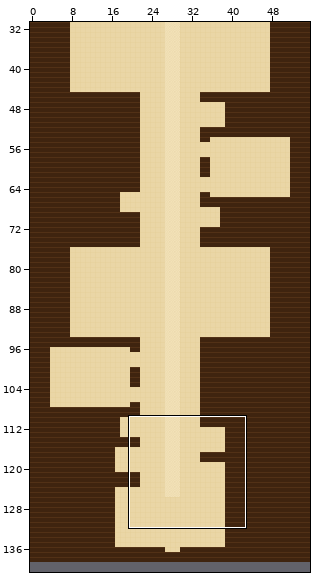
Tiled map (JSON) -- maps/rank20.tmj. Above: a wide view before the commit, with the close-up outlined.
Close-up. Before:
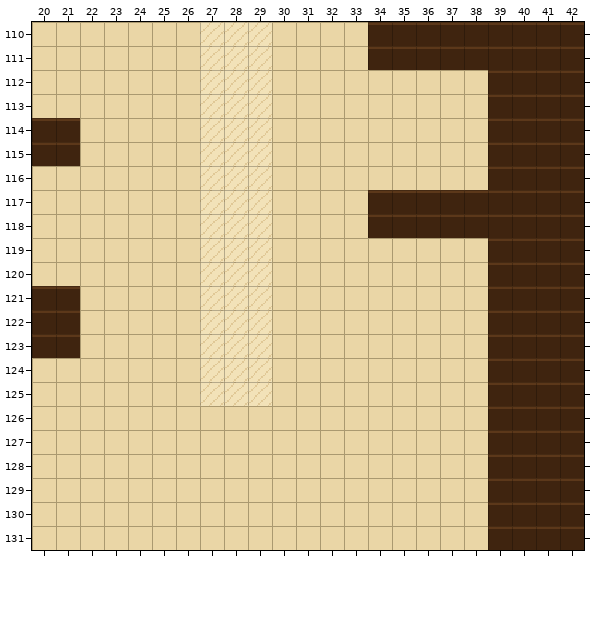
Cells are 16x16 px. Shown: x 20..42, y 110..131. The commit also changed other parts of the map, which this record leaves out. The old version is drawn lined up with the new one.
The same view after the edit:
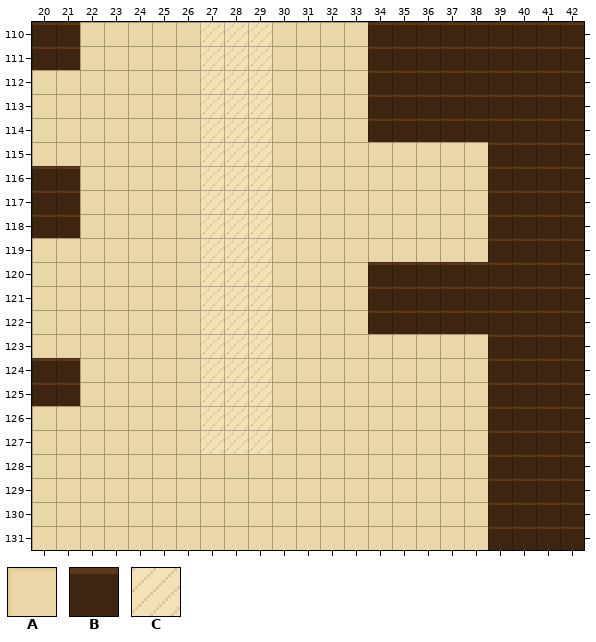
Key: from "draft": A 0, B 1, C 5.
_ is an empty cell.
From old to new:
map size 56x139 -> 56x141 cells
Layer "ground":
Tile A replaces tile B in rows 114 to 115 at x 20 to 21; in rows 117 to 118 at x 34 to 38; in rows 121 to 123 at x 20 to 21.
Tile B replaces tile A in rows 110 to 111 at x 20 to 21; in rows 112 to 114 at x 34 to 38; in rows 116 to 118 at x 20 to 21; in rows 120 to 122 at x 34 to 38; in rows 124 to 125 at x 20 to 21.
Tile C replaces tile A in rows 126 to 127 at x 27 to 29.
